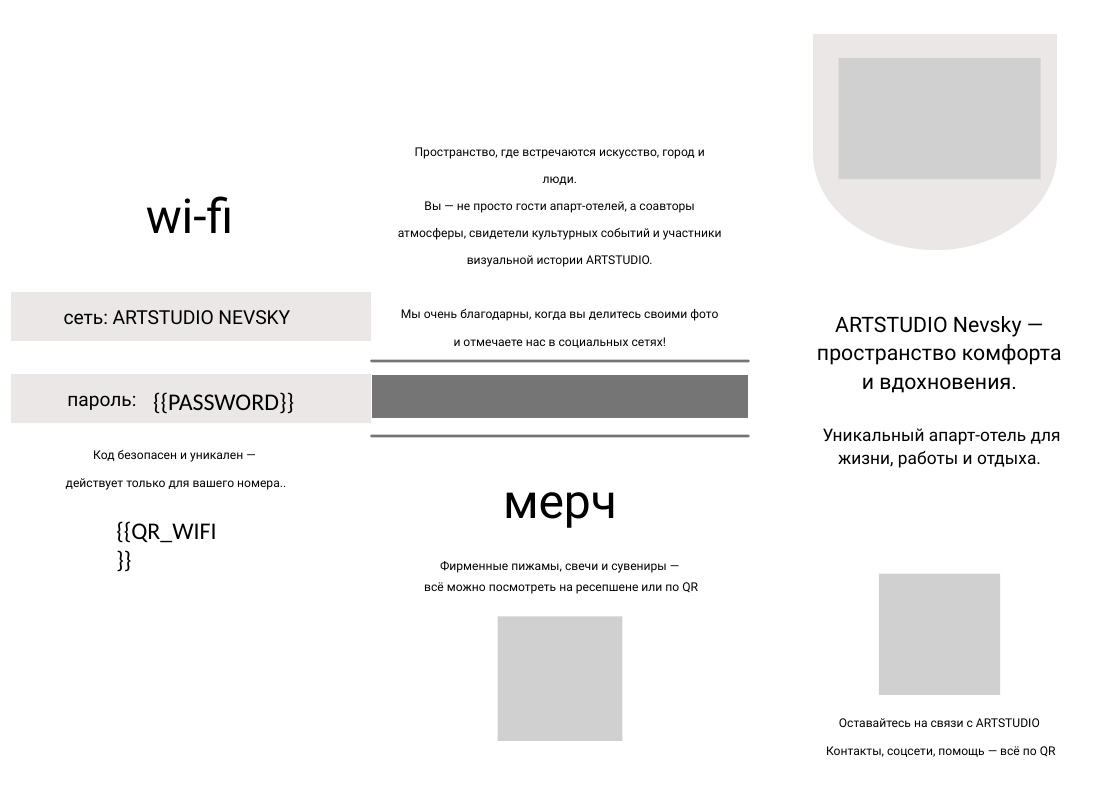
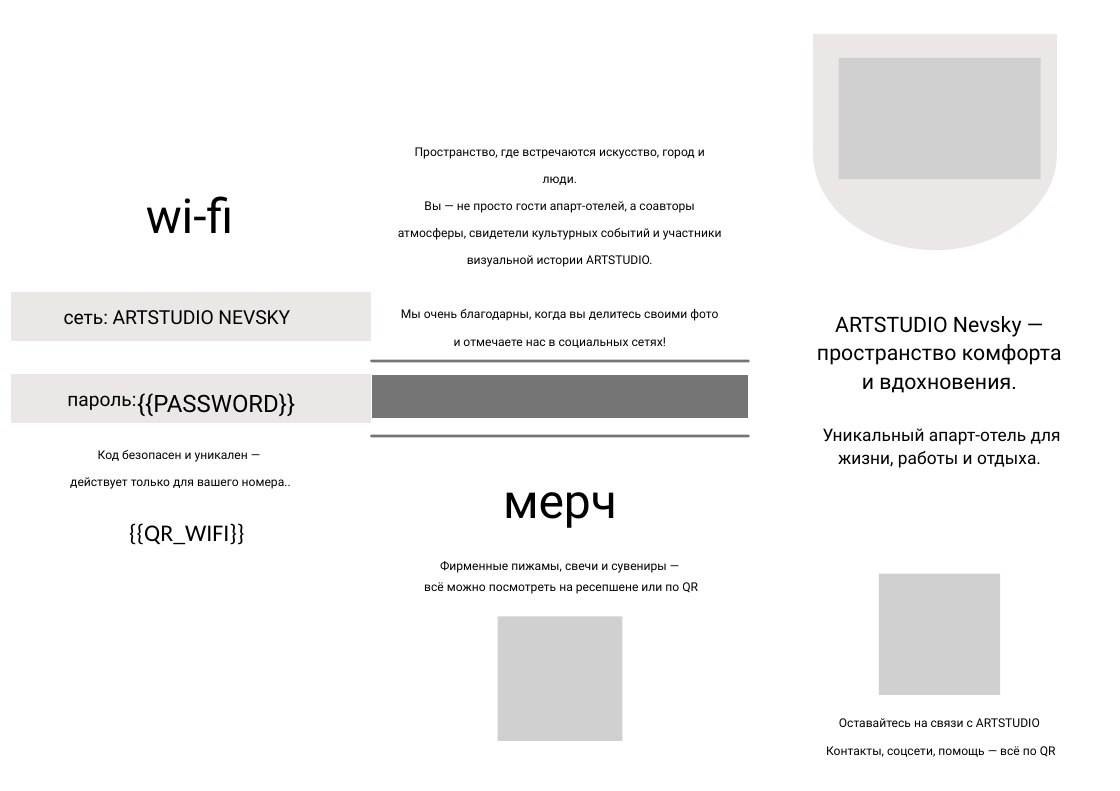
Before and after one commit to gmartstudionevsky/wi-fi_voucher, a slide deck: slide 2 of api/templates/brochure_ru.pptx. Drawn at 1120x791 pixels with LibreOffice and Linux fonts; fonts in the diff are those of the drawing; grey boxes stand for pictures. Boxes give left, top, right and bottom in pixels: in the first picture for what was removed or moved away, otherwise in the second. Text is boxed around its words. In the diff, an @@ line names an element or a change of style, - is before the commit and + after.

```diff
--- a/api/templates/brochure_ru.pptx
+++ b/api/templates/brochure_ru.pptx
@@ text "{{PASSWORD}}": place and size @@
-text "{{PASSWORD}}" at (153,392,294,414)
+text "{{PASSWORD}}" at (137,393,295,416)
@@ text "{{PASSWORD}}" at (137,393,295,416): font Calibri to Roboto @@
@@ text "Код безопасен и уникален —": place and size @@
-text "Код безопасен и уникален —" at (66,450,286,490)
+text "Код безопасен и уникален —" at (70,450,291,489)
@@ text "{{QR_WIFI}}" rewrapped from (116,521,216,543) to (129,523,244,545) @@
```
Also in this commit, not shown: 1 other file.
